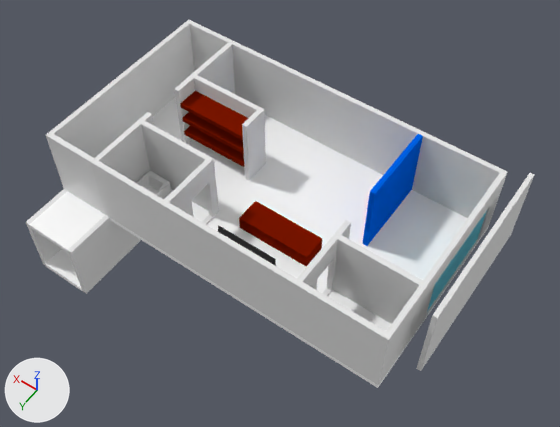
One commit to the Blender file Assets/Resources/home3.blend: the scene before it, then after it.
Both versions are drawn from a camera (50 mm lens) standing at (-19.7, 29.7, 46.5) and looking at (1.1, 0.6, 0.8). The axes (+X, +Y, +Z) are drawn at lower left. The lights are the same throughout.
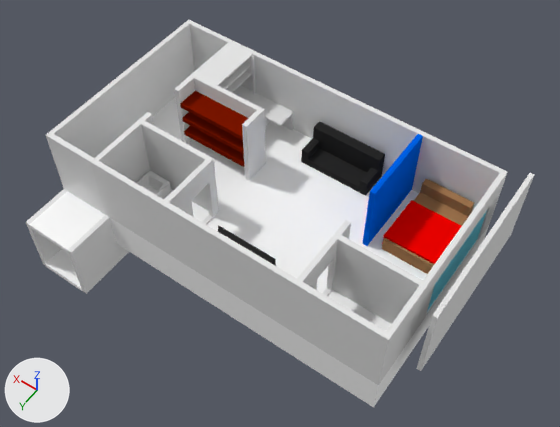
Diff of the bpy script that builds the scene:
```diff
--- a/Assets/Resources/home3.blend.py
+++ b/Assets/Resources/home3.blend.py
@@ mat_woodcolor_001 @@
 mat_woodcolor_001 = diffuse_material('WoodColor.001')
-mat_woodcolor_001.base_color = (0.202, 0.00815, 0.0)  # dark red #7c1600
+mat_woodcolor_001.base_color = (0.393, 0.195, 0.0843)  # brown #a87a52
@@ me_cube_015 @@
 # used by ob_room; location = (0.0, 0.0, 0.0); scale = (12.0, 8.0, 0.2)
-me_cube_015.from_pydata(...)  # 8 vertices, 6 faces; spans x -1.0..1.0, y -1.0..1.0, z -1.0..1.0
+me_cube_015.from_pydata(...)  # 72 vertices, 40 faces; spans x -1.0..1.0, y -1.0..1.0, z -16.0..1.0
+# me_cube_015 part 1
+# 4 vertices are removed from x -1.0..1.0, y -1.0..1.0, z -1.0
+# 5 faces are deleted
+# 36 vertices are added at x -1.0..1.0, y -1.0..1.0, z -16.0
+# 32 new vertices lie (0.0, 0.0, 16.0) away from vertices in x -0.08..0.08, y -0.12..0.12, z -16.0
+# 39 new faces join them
 me_cube_015.materials.append(mat_floormaterial)
@@ me_cube_042 @@
 # used by ob_cube_015; location = (0.0, 2.09, 0.8); scale = (3.0, 1.0, 0.6)
-me_cube_042.from_pydata(...)  # 8 vertices, 6 faces; spans x -1.0..1.0, y -1.0..1.0, z -1.0..1.0
-me_cube_042.materials.append(mat_woodcolor_001)  # dark red #7c1600
+me_cube_042.from_pydata(...)  # 48 vertices, 46 faces; spans x -1.0..1.0, y -1.0..1.4, z -1.0..3.33
+# me_cube_042 part 2
+# 2 vertices are removed from x -1.0..1.0, y 1.0, z 1.0
+# 6 faces are deleted
+# 2 vertices move from x -1.0..1.0, y 1.0, z -1.0 to x -1.0..1.0, y 1.4, z -1.0
+# 30 vertices are added at x -1.0..1.0, y -1.0..1.4, z -1.0..3.33
+# 6 new vertices lie (0.0, 0.8, 0.0) away from vertices in x -1.0..1.0, y -1.0, z 1.0..3.33
+# 6 new vertices lie (0.2, 0.0, 0.0) away from vertices in x -1.0, y -1.0..1.0, z -1.0..3.33
+# 46 new faces join them
+me_cube_042.materials.append(mat_tvmaterial)  # black #2a2a2a
@@ ob_cube_015 @@
 ob_cube_015 = bpy.data.objects.new('Cube.015', me_cube_042)
-ob_cube_015.location = (0.0, 2.09, 0.8)
+ob_cube_015.location = (0.0, -6.4, 0.8)
 ob_cube_015.scale = (3.0, 1.0, 0.6)
@@ ob_cube_022 @@
+ob_cube_022 = bpy.data.objects.new('Cube.022', me_cube_045)  # 38 vertices, 36 faces; spans x -1.0..1.0, y -1.0..1.0, z -1.0..1.0
+ob_cube_022.location = (10.6, -5.4, 5.2)
+ob_cube_022.scale = (1.0, 2.2, 1.0)
@@ ob_cube_023 @@
+ob_cube_023 = bpy.data.objects.new('Cube.023', me_cube_046)  # 32 vertices, 30 faces; spans x -1.0..1.0, y -1.0..1.0, z -1.0..1.0
+ob_cube_023.location = (7.6, -6.6, 1.2)
+ob_cube_023.scale = (2.0, 1.0, 1.0)
@@ ob_cylinder_001 @@
+ob_cylinder_001 = bpy.data.objects.new('Cylinder.001', me_cylinder_002)  # a 32-sided cylinder along z spanning x -1.0..1.0, y -1.0..1.0, z -1.0..1.0
+ob_cylinder_001.location = (9.4, -7.4, 3.2)
+ob_cylinder_001.scale = (0.1, 0.1, 3.0)
@@ ob_cube_024 @@
+ob_cube_024 = bpy.data.objects.new('Cube.024', me_cube_047)  # 16 vertices, 14 faces; spans x -1.0..1.0, y -1.0..1.0, z -1.0..2.67; in mat_woodcolor_001 (brown #a87a52)
+ob_cube_024.location = (-8.6, -4.4, 0.8)
+ob_cube_024.scale = (2.0, 3.0, 0.6)
@@ ob_cube_025 @@
+ob_cube_025 = bpy.data.objects.new('Cube.025', me_cube_048)  # a box spanning x -1.0..1.0, y -1.0..1.0, z -1.0..1.0; in mat_chimdaematerial (red #ff0300)
+ob_cube_025.location = (-8.6, -3.59, 0.8)
+ob_cube_025.scale = (2.1, 2.0, 0.8)
```

Boxes (x1, y1, x2, y2) around the edits, measured in the pictures (560 x 427 px):
'Room', reshaped: before (109, 115, 489, 388); after (109, 122, 489, 408)
'Cube.015', recoloured, reshaped, moved (15% taller): before (239, 201, 322, 266); after (301, 121, 385, 196)
'Cube.025', added (red): after (382, 200, 462, 264)
'Cube.024', added (brown): after (382, 179, 474, 274)
'Cube.022', added: after (198, 44, 253, 92)
'Cube.023', added: after (246, 93, 294, 130)
'Cylinder.001', added: after (252, 56, 256, 95)
part 1 of me_cube_015, built on: before (109, 217, 489, 388); after (109, 217, 489, 408)
